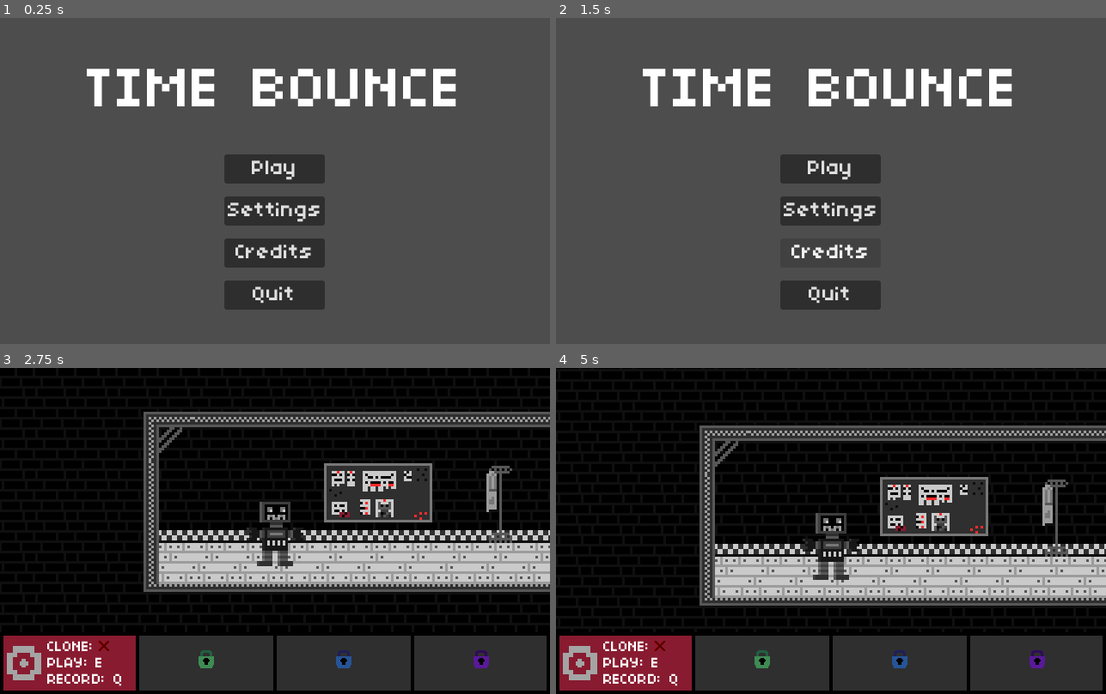
Above: before the commit, frames 1-4 (two rows, left to right).
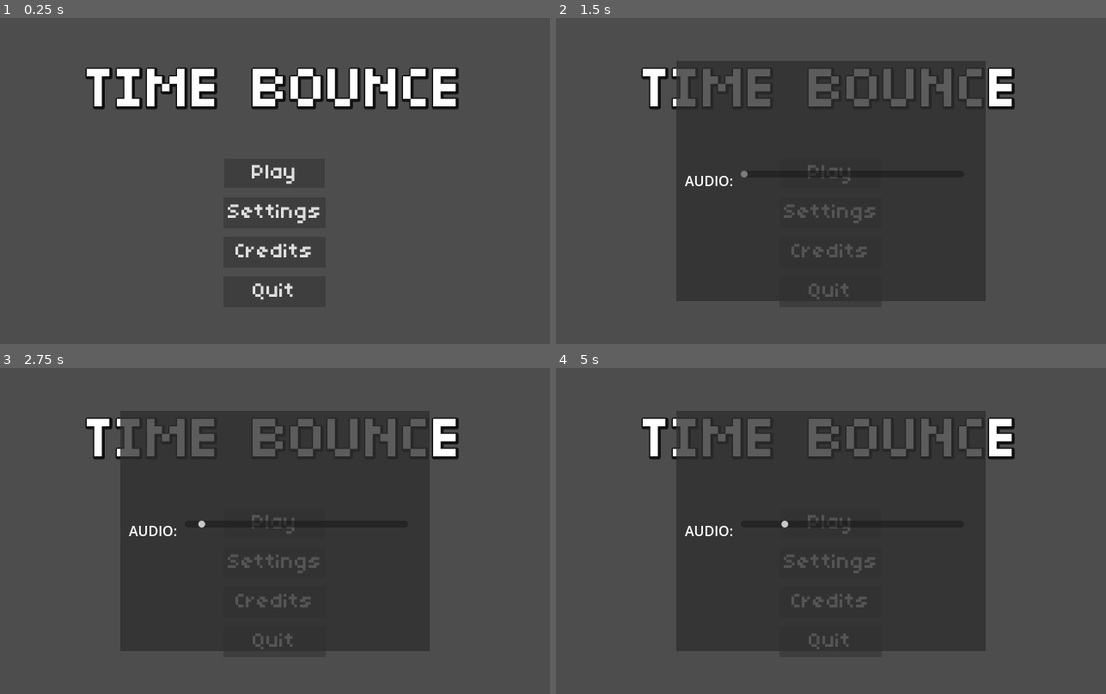
Above: after the commit, the same moments.

Repository: diabelnet/Time-Bounce
Game: Godot game, scene res://Scenes/menu.tscn
Two runs of this game, one before a commit and one after it. Both use one fixed random seed, a clock stepped at 60 frames per second and the inputs below. This scene is started directly instead of the project's main scene.
Inputs (mouse positions are in pixels of both pictures, inside the frame that each line leads up to):
- Up to frame 1 (0.25 s): no input
- Up to frame 2 (1.5 s): click "Settings" at 0.5 s; click "Credits" at 1.25 s
- Up to frame 3 (2.75 s): click "Play" at 2 s
- Up to frame 4 (5 s): click (831, 524) at 2.75 s, where only the run after the commit has a clickable "Play"; click (831, 524) at 3.5 s, where only the run after the commit has a clickable "Play"; tap W (Jump) at 4.52 s

The runs differ from the first frame. In frame 1, 3.7% of the frame differs, in the area x 15-84%, y 15-90%; in frame 2, 8.0%; in frame 3, 90%; in frame 4, 91%, in the area x 0-100%, y 0-100%.

Commit message:
setting and menu and changing ui clones

Diff:
--- a/Scenes/menu.tscn
+++ b/Scenes/menu.tscn
@@ -2,6 +2,82 @@
 
 [ext_resource type="FontFile" uid="uid://dsupgpcxd5q5g" path="res://Assets/fonts/04B_03__.TTF" id="1_1rerr"]
 [ext_resource type="Script" uid="uid://dwuoyxv1ibjur" path="res://Scripts/menu.gd" id="1_xhh6f"]
+[ext_resource type="Texture2D" uid="uid://c63xt6fbancmc" path="res://Assets/BG/bg_title_mono.png" id="2_cayip"]
+[ext_resource type="PackedScene" uid="uid://de4k3mxfq8dio" path="res://Scenes/settings.tscn" id="4_158mb"]
+
+[sub_resource type="StyleBoxFlat" id="StyleBoxFlat_6m2ua"]
+bg_color = Color(0.24313726, 0.24313726, 0.24313726, 1)
+expand_margin_left = 4.0
+expand_margin_top = 4.0
+expand_margin_right = 4.0
+expand_margin_bottom = 4.0
+
+[sub_resource type="StyleBoxFlat" id="StyleBoxFlat_158mb"]
+bg_color = Color(1, 0.16470589, 0.16470589, 1)
+expand_margin_left = 5.0
+expand_margin_top = 5.0
+expand_margin_right = 5.0
+expand_margin_bottom = 5.0
+
+[sub_resource type="StyleBoxFlat" id="StyleBoxFlat_b00df"]
+bg_color = Color(1, 0.16470589, 0.16470589, 1)
+corner_detail = 1
+expand_margin_left = 8.0
+expand_margin_top = 8.0
+expand_margin_right = 8.0
+expand_margin_bottom = 8.0
+
+[sub_resource type="StyleBoxFlat" id="StyleBoxFlat_efnlt"]
+bg_color = Color(0.24313726, 0.24313726, 0.24313726, 1)
+expand_margin_left = 5.0
+expand_margin_top = 5.0
+expand_margin_right = 5.0
+expand_margin_bottom = 5.0
+
+[sub_resource type="StyleBoxFlat" id="StyleBoxFlat_cayip"]
+bg_color = Color(0.24313726, 0.54509807, 0.3254902, 1)
+expand_margin_left = 5.0
+expand_margin_top = 5.0
+expand_margin_right = 5.0
+expand_margin_bottom = 5.0
+
+[sub_resource type="StyleBoxFlat" id="StyleBoxFlat_2gyll"]
+bg_color = Color(0.24313726, 0.54509807, 0.3254902, 1)
+corner_detail = 1
+expand_margin_left = 8.0
+expand_margin_top = 8.0
+expand_margin_right = 8.0
+expand_margin_bottom = 8.0
+
+[sub_resource type="StyleBoxFlat" id="StyleBoxFlat_wwsa2"]
+bg_color = Color(0.14901961, 0.32941177, 0.5882353, 1)
+expand_margin_left = 5.0
+expand_margin_top = 5.0
+expand_margin_right = 5.0
+expand_margin_bottom = 5.0
+
+[sub_resource type="StyleBoxFlat" id="StyleBoxFlat_3ovwm"]
+bg_color = Color(0.14901961, 0.32941177, 0.5882353, 1)
+corner_detail = 1
+expand_margin_left = 8.0
+expand_margin_top = 8.0
+expand_margin_right = 8.0
+expand_margin_bottom = 8.0
+
+[sub_resource type="StyleBoxFlat" id="StyleBoxFlat_jsrd8"]
+bg_color = Color(0.34901962, 0.09803922, 0.6039216, 1)
+expand_margin_left = 5.0
+expand_margin_top = 5.0
+expand_margin_right = 5.0
+expand_margin_bottom = 5.0
+
+[sub_resource type="StyleBoxFlat" id="StyleBoxFlat_eelgd"]
+bg_color = Color(0.34901962, 0.09803922, 0.6039216, 1)
+corner_detail = 1
+expand_margin_left = 8.0
+expand_margin_top = 8.0
+expand_margin_right = 8.0
+expand_margin_bottom = 8.0
 
 [node name="menu" type="Control" unique_id=517134646]
 layout_mode = 3
@@ -11,6 +87,15 @@
 grow_horizontal = 2
 grow_vertical = 2
 script = ExtResource("1_xhh6f")
+
+[node name="TextureRect" type="TextureRect" parent="." unique_id=159759860]
+layout_mode = 1
+anchors_preset = 15
+anchor_right = 1.0
+anchor_bottom = 1.0
+grow_horizontal = 2
+grow_vertical = 2
+texture = ExtResource("2_cayip")
 
 [node name="Nazwa" type="GridContainer" parent="." unique_id=124835374]
 layout_mode = 1
@@ -28,6 +113,9 @@
 
 [node name="NazwaLabel" type="Label" parent="Nazwa/MarginContainer" unique_id=789769312]
 layout_mode = 2
+theme_override_colors/font_shadow_color = Color(0, 0, 0, 0.77254903)
+theme_override_colors/font_outline_color = Color(0, 0, 0, 1)
+theme_override_constants/shadow_outline_size = 10
 theme_override_fonts/font = ExtResource("1_1rerr")
 theme_override_font_sizes/font_size = 70
 text = "TIME BOUNCE"
@@ -48,31 +136,47 @@
 
 [node name="VBoxContainer" type="VBoxContainer" parent="Buttons/MarginContainer" unique_id=694227499]
 layout_mode = 2
-theme_override_constants/separation = 15
+theme_override_constants/separation = 20
 
 [node name="Play" type="Button" parent="Buttons/MarginContainer/VBoxContainer" unique_id=2117232002]
 layout_mode = 2
 theme_override_fonts/font = ExtResource("1_1rerr")
 theme_override_font_sizes/font_size = 25
+theme_override_styles/normal = SubResource("StyleBoxFlat_6m2ua")
+theme_override_styles/pressed = SubResource("StyleBoxFlat_158mb")
+theme_override_styles/hover = SubResource("StyleBoxFlat_b00df")
 text = "Play"
 
 [node name="Options" type="Button" parent="Buttons/MarginContainer/VBoxContainer" unique_id=1141586206]
 layout_mode = 2
 theme_override_fonts/font = ExtResource("1_1rerr")
 theme_override_font_sizes/font_size = 25
+theme_override_styles/normal = SubResource("StyleBoxFlat_efnlt")
+theme_override_styles/pressed = SubResource("StyleBoxFlat_cayip")
+theme_override_styles/hover = SubResource("StyleBoxFlat_2gyll")
 text = "Settings"
 
 [node name="Credits" type="Button" parent="Buttons/MarginContainer/VBoxContainer" unique_id=833261829]
 layout_mode = 2
 theme_override_fonts/font = ExtResource("1_1rerr")
 theme_override_font_sizes/font_size = 25
+theme_override_styles/normal = SubResource("StyleBoxFlat_efnlt")
+theme_override_styles/pressed = SubResource("StyleBoxFlat_wwsa2")
+theme_override_styles/hover = SubResource("StyleBoxFlat_3ovwm")
 text = "Credits"
 
 [node name="Quit" type="Button" parent="Buttons/MarginContainer/VBoxContainer" unique_id=507223162]
 layout_mode = 2
 theme_override_fonts/font = ExtResource("1_1rerr")
 theme_override_font_sizes/font_size = 25
+theme_override_styles/normal = SubResource("StyleBoxFlat_efnlt")
+theme_override_styles/pressed = SubResource("StyleBoxFlat_jsrd8")
+theme_override_styles/hover = SubResource("StyleBoxFlat_eelgd")
 text = "Quit"
+
+[node name="Settings" parent="." unique_id=868771308 instance=ExtResource("4_158mb")]
+visible = false
+layout_mode = 1
 
 [connection signal="pressed" from="Buttons/MarginContainer/VBoxContainer/Play" to="." method="_on_play_pressed"]
 [connection signal="pressed" from="Buttons/MarginContainer/VBoxContainer/Options" to="." method="_on_options_pressed"]
--- a/Scenes/settings.tscn
+++ b/Scenes/settings.tscn
@@ -1,12 +1,4 @@
 [gd_scene format=3 uid="uid://de4k3mxfq8dio"]
-
-[ext_resource type="FontFile" uid="uid://dsupgpcxd5q5g" path="res://Assets/fonts/04B_03__.TTF" id="1_4geyq"]
-
-[sub_resource type="CanvasTexture" id="CanvasTexture_6kysc"]
-
-[sub_resource type="StyleBoxTexture" id="StyleBoxTexture_lhmql"]
-texture = SubResource("CanvasTexture_6kysc")
-modulate_color = Color(0, 0, 0, 1)
 
 [node name="Settings" type="Control" unique_id=868771308]
 layout_mode = 3
@@ -16,88 +8,40 @@
 grow_horizontal = 2
 grow_vertical = 2
 
-[node name="MarginContainer2" type="MarginContainer" parent="." unique_id=1092989999]
-layout_mode = 0
-offset_right = 65.0
-offset_bottom = 40.0
-theme_override_constants/margin_left = 10
+[node name="ColorRect" type="ColorRect" parent="." unique_id=940663719]
+layout_mode = 1
+anchors_preset = 8
+anchor_left = 0.5
+anchor_top = 0.5
+anchor_right = 0.5
+anchor_bottom = 0.5
+offset_left = -180.0
+offset_top = -140.0
+offset_right = 180.0
+offset_bottom = 140.0
+grow_horizontal = 2
+grow_vertical = 2
+color = Color(0.18431373, 0.18431373, 0.18431373, 0.78431374)
 
-[node name="Label" type="Label" parent="MarginContainer2" unique_id=558619570]
-layout_mode = 2
-text = "Settings"
+[node name="CenterContainer" type="CenterContainer" parent="ColorRect" unique_id=1335665804]
+layout_mode = 1
+anchors_preset = 15
+anchor_right = 1.0
+anchor_bottom = 1.0
+grow_horizontal = 2
+grow_vertical = 2
 
-[node name="MarginContainer" type="MarginContainer" parent="." unique_id=524686262]
-layout_mode = 1
-anchors_preset = 9
-anchor_bottom = 1.0
-grow_vertical = 2
-theme_override_constants/margin_left = 30
-theme_override_constants/margin_top = 60
-
-[node name="VBoxContainer" type="VBoxContainer" parent="MarginContainer" unique_id=149108913]
+[node name="VBoxContainer" type="VBoxContainer" parent="ColorRect/CenterContainer" unique_id=1882247484]
+custom_minimum_size = Vector2(340, 0)
 layout_mode = 2
 
-[node name="HBoxContainer" type="HBoxContainer" parent="MarginContainer/VBoxContainer" unique_id=1146625003]
+[node name="HBoxContainer" type="HBoxContainer" parent="ColorRect/CenterContainer/VBoxContainer" unique_id=920663329]
 layout_mode = 2
 
-[node name="Label" type="Label" parent="MarginContainer/VBoxContainer/HBoxContainer" unique_id=1446914408]
+[node name="Label" type="Label" parent="ColorRect/CenterContainer/VBoxContainer/HBoxContainer" unique_id=332267095]
 layout_mode = 2
-text = "Pick movment style:"
+text = "AUDIO: "
 
-[node name="OptionButton" type="OptionButton" parent="MarginContainer/VBoxContainer/HBoxContainer" unique_id=553971561]
+[node name="HScrollBar" type="HScrollBar" parent="ColorRect/CenterContainer/VBoxContainer/HBoxContainer" unique_id=919090064]
+custom_minimum_size = Vector2(260, 0)
 layout_mode = 2
-theme_override_constants/h_separation = 4
-theme_override_fonts/font = ExtResource("1_4geyq")
-theme_override_font_sizes/font_size = 20
-theme_override_styles/normal = SubResource("StyleBoxTexture_lhmql")
-alignment = 1
-selected = 0
-item_count = 2
-popup/item_0/text = "WASD"
-popup/item_0/id = 1
-popup/item_1/text = "ARROWS"
-popup/item_1/id = 1
-
-[node name="HBoxContainer2" type="HBoxContainer" parent="MarginContainer/VBoxContainer" unique_id=920293278]
-layout_mode = 2
-
-[node name="Label" type="Label" parent="MarginContainer/VBoxContainer/HBoxContainer2" unique_id=1180458412]
-layout_mode = 2
-text = "test"
-
-[node name="Button" type="Button" parent="MarginContainer/VBoxContainer/HBoxContainer2" unique_id=1120809856]
-layout_mode = 2
-text = "test"
-
-[node name="HBoxContainer3" type="HBoxContainer" parent="MarginContainer/VBoxContainer" unique_id=901089389]
-layout_mode = 2
-
-[node name="Label" type="Label" parent="MarginContainer/VBoxContainer/HBoxContainer3" unique_id=920856385]
-layout_mode = 2
-text = "test"
-
-[node name="Button" type="Button" parent="MarginContainer/VBoxContainer/HBoxContainer3" unique_id=1661853109]
-layout_mode = 2
-text = "test"
-
-[node name="HBoxContainer4" type="HBoxContainer" parent="MarginContainer/VBoxContainer" unique_id=1793096240]
-layout_mode = 2
-
-[node name="Label" type="Label" parent="MarginContainer/VBoxContainer/HBoxContainer4" unique_id=1457534749]
-layout_mode = 2
-text = "test"
-
-[node name="Button" type="Button" parent="MarginContainer/VBoxContainer/HBoxContainer4" unique_id=758070166]
-layout_mode = 2
-text = "test"
-
-[node name="HBoxContainer5" type="HBoxContainer" parent="MarginContainer/VBoxContainer" unique_id=237259066]
-layout_mode = 2
-
-[node name="Label" type="Label" parent="MarginContainer/VBoxContainer/HBoxContainer5" unique_id=1014902502]
-layout_mode = 2
-text = "test"
-
-[node name="Button" type="Button" parent="MarginContainer/VBoxContainer/HBoxContainer5" unique_id=2083503917]
-layout_mode = 2
-text = "test"
--- a/Scenes/ui.tscn
+++ b/Scenes/ui.tscn
@@ -112,6 +112,7 @@
 theme_override_constants/margin_left = 0
 
 [node name="IsNowActive" type="TextureRect" parent="HBoxContainer/AbilityUI2/MarginContainer2" unique_id=2086125889]
+visible = false
 layout_mode = 2
 offset_transform_enabled = true
 offset_transform_position = Vector2(8, 0)
@@ -179,6 +180,7 @@
 theme_override_constants/margin_left = 0
 
 [node name="IsNowActive" type="TextureRect" parent="HBoxContainer/AbilityUI3/MarginContainer2" unique_id=1900693293]
+visible = false
 layout_mode = 2
 offset_transform_enabled = true
 offset_transform_position = Vector2(8, 0)
@@ -246,6 +248,7 @@
 theme_override_constants/margin_left = 0
 
 [node name="IsNowActive" type="TextureRect" parent="HBoxContainer/AbilityUI4/MarginContainer2" unique_id=1080288815]
+visible = false
 layout_mode = 2
 offset_transform_enabled = true
 offset_transform_position = Vector2(8, 0)
--- a/Scripts/menu.gd
+++ b/Scripts/menu.gd
@@ -7,11 +7,11 @@
 
 
 func _on_options_pressed() -> void:
-	pass # Replace with function body.
+	$Settings.show()
 
 
 func _on_credits_pressed() -> void:
-	pass # Replace with function body.
+	pass
 
 
 func _on_quit_pressed() -> void:
--- a/Scripts/player.gd
+++ b/Scripts/player.gd
@@ -53,12 +53,16 @@
 
 	if(event.is_action_pressed("Clone_1_" + str(GameManager.controlls))):
 		GameManager.curr_clone = 0
+		get_tree().call_group('UI', 'now_active', 1)
 	if(event.is_action_pressed("Clone_2_" + str(GameManager.controlls))):
 		GameManager.curr_clone = 1
+		get_tree().call_group('UI', 'now_active', 2)
 	if(event.is_action_pressed("Clone_3_" + str(GameManager.controlls))):
 		GameManager.curr_clone = 2
+		get_tree().call_group('UI', 'now_active', 3)
 	if(event.is_action_pressed("Clone_4_" + str(GameManager.controlls))):
 		GameManager.curr_clone = 3
+		get_tree().call_group('UI', 'now_active', 4)
 
 func _ready() -> void:
 	anim = get_node("AnimatedSprite2D")
